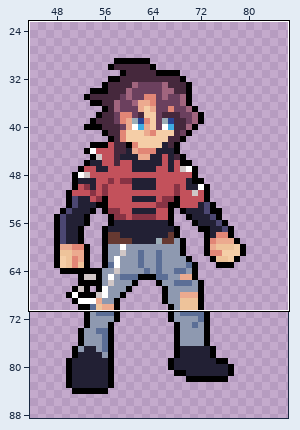
A pixel-art file gets an edit: libs/game-client/assets/units/placeholder.aseprite. Above, an overview of the earlier version with the close-up marked.
Close-up. Before the edit:
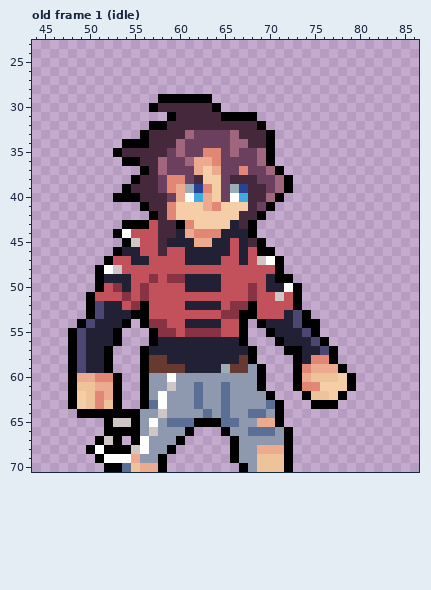
128x128 pixels, 1 frame. Shown: old frame 1 (idle): x 44..86, y 23..70. The wide view leaves out empty margins. The commit also changed other frames or places, which this record leaves out.
And afterwards:
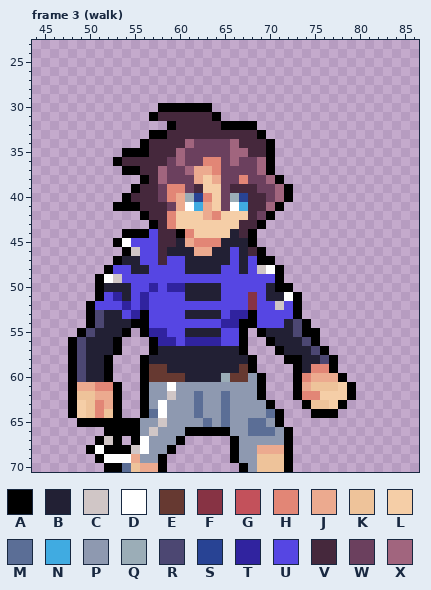
Palette (. is transparent): A #000000  B #222034  C #d0c6c6  D #ffffff  E #663931  F #873344  G #c3515b  H #e28676  J #ecaa8f  K #eec39a  L #f5cea7  M #5b6e96  N #40abe1  P #8e99b0  Q #9badb7  R #4c4772  S #284394  T #30239f  U #5646e3  V #45283c  W #6b405e  X #a1657e
A new or re-ordered frame is compared with the old frame closest to it.
Difference:
frames 1 -> 4
Changed rows in their new state; - is an unchanged pixel.
Frame 3 (walk) is new; against old frame 1 (idle), layer "Layer 1":
first column x 48:
29 ----------......----------------
30 ---------.AAAAAA.---------------
31 ---------AVV----A....-----------
32 ---------..A-----AAAA.----------
33 --------.AA--VVVVVV--A.---------
34 ------..----VX-----V------------
35 -----.AAA--V---WW--XVV----------
36 -----AVV--V-XWWH--X-------------
37 ------AAV----X-JH--W-XA.--------
38 -------.A-XWW-J-J-WHW-XA.-------
39 ------.A----HWVL--VV-W----------
40 -----.-V--WH-QSH--QS--WXA-------
41 -----AAAV--WJDN-LWDN-VXA--------
42 --------AV-----JH--L-WA---------
43 ------...A-HLL----L-VA----------
44 -----.AAAU--AHLLLL-V------------
45 -----ADUUU-V-JHHH-B-A.----------
46 -----.ACUU-BB-JJ--U-V-.---------
47 ----.AB-UUVUU----BU-UAA.--------
48 ---.AUUBBUUUUBBBBUUBUCD---------
49 ----DCUUUUUUUUUUUUUUUUU-.-------
50 ----BB-UUTUTT----UUUUU-AA.------
51 --.AUTBUTUUUUBBBBUUU-UBBD-------
52 ---UUUTUTUUUUUUUUUUUFUUCU-------
53 ------UT-UUUUBBBBUTT-UUUUA.-----
54 -.AR--BA-UUUUUUUUTT-AUUU---.----
55 .AR--BA-ATTUUBBBBUU--AB--RA-----
56 ----------TTUTTTTUU---AB--RA.---
57 ----BA--.A---------A.--ABB-RA.--
58 ---------BB--------B----A--BR---
59 -----------BB----BB-A.----BHHA.-
60 -RBBA.---EEEEBBBBQEE------HJJJA.
61 -JJHH------D--P--P--------JKKK--
62 -K-J------PC---------A.--AHHL-LA
63 ----J----P------------A.--AKKLA-
64 ALKHK-..AMD---MP----PPM----AAA--
65 -AAA-AA--PCPPPPMP-P-MMP---------
66 --------------AAA---------------
